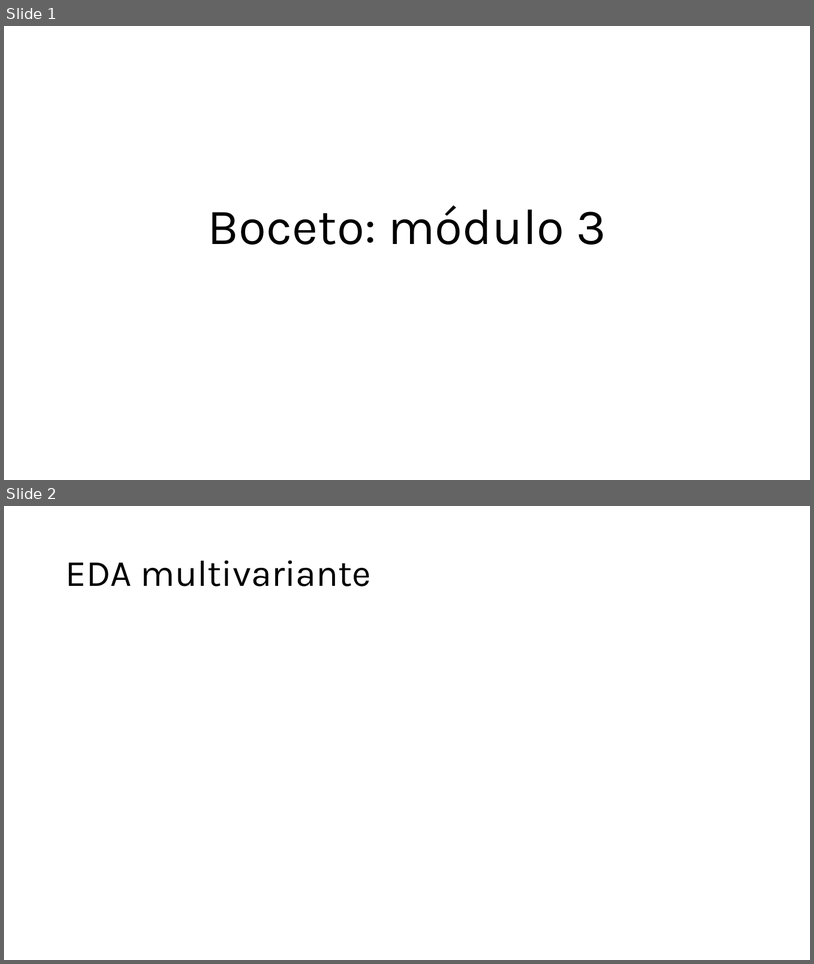
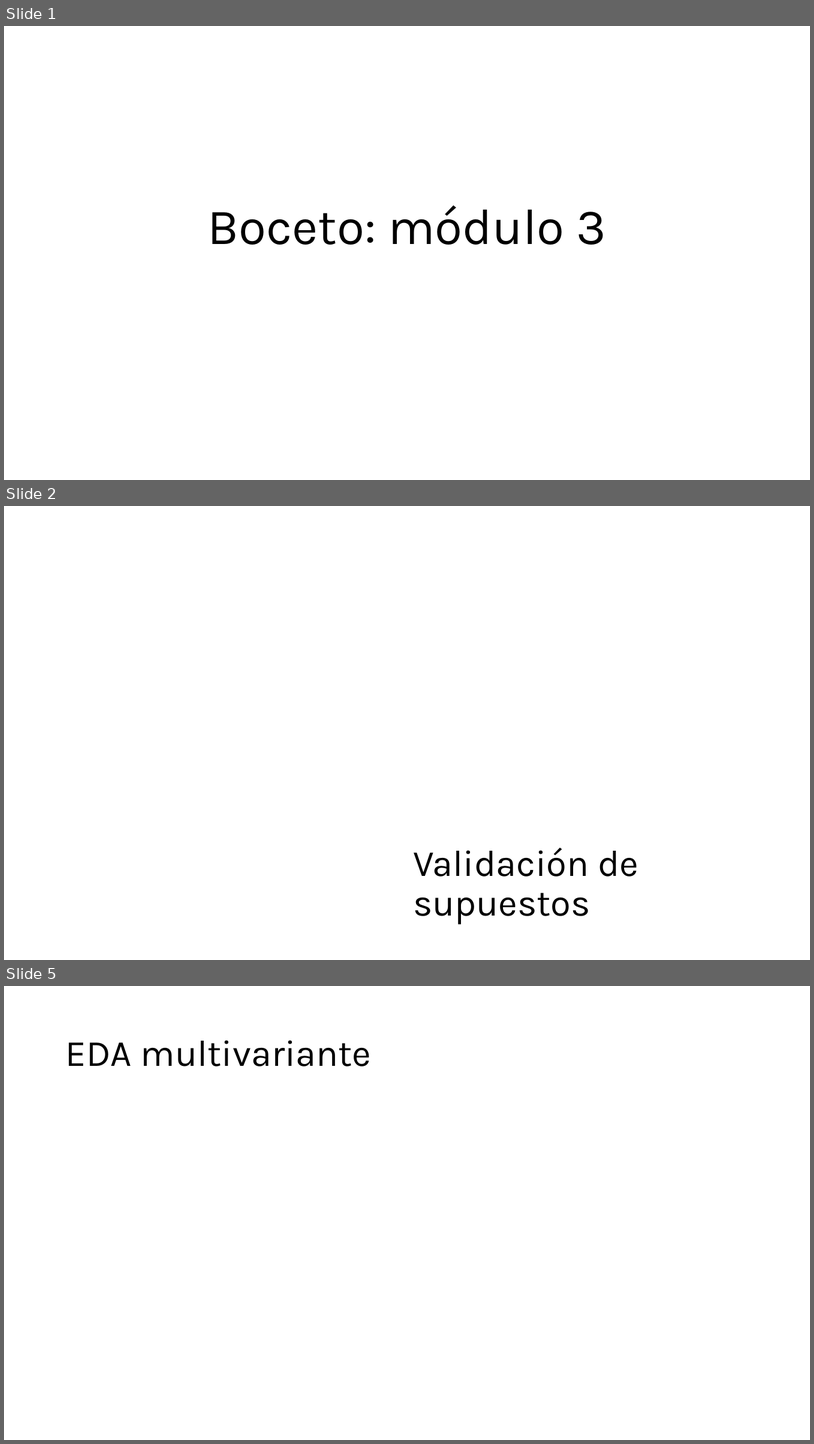
Before and after one commit to sergiobarona03/Curso_EDA_2024_I, a slide deck: Módulos/Módulo 3/Boceto/Boceto.pptx. Shown one above the other, each under a label of ours: slides 1 and 2 before the commit, slides 1, 2 and 5 after it; the slides between them are not shown. The pictures are 814x964 and 814x1444 pixels, drawn with LibreOffice and Linux fonts; fonts in the diff are those of the drawing. Boxes give left, top, right and bottom in pixels: in the first picture for what was removed or moved away, otherwise in the second. Text is boxed around its words. In the diff, an @@ line names an element or a change of style, - is before the commit and + after.

```diff
--- a/Módulos/Módulo 3/Boceto/Boceto.pptx
+++ b/Módulos/Módulo 3/Boceto/Boceto.pptx
@@ slide 2 added at [4, 506, 810, 960], background #FFFFFF @@
@@ title added at [413, 847, 639, 924], 44 pt, text #000000 @@
+Validación de supuestos
@@ what was slide 2 is now slide 5 @@
```
Also in this commit, not shown: 1 slide changed, 6 other slides added, 7 slides removed, 9 other files.
